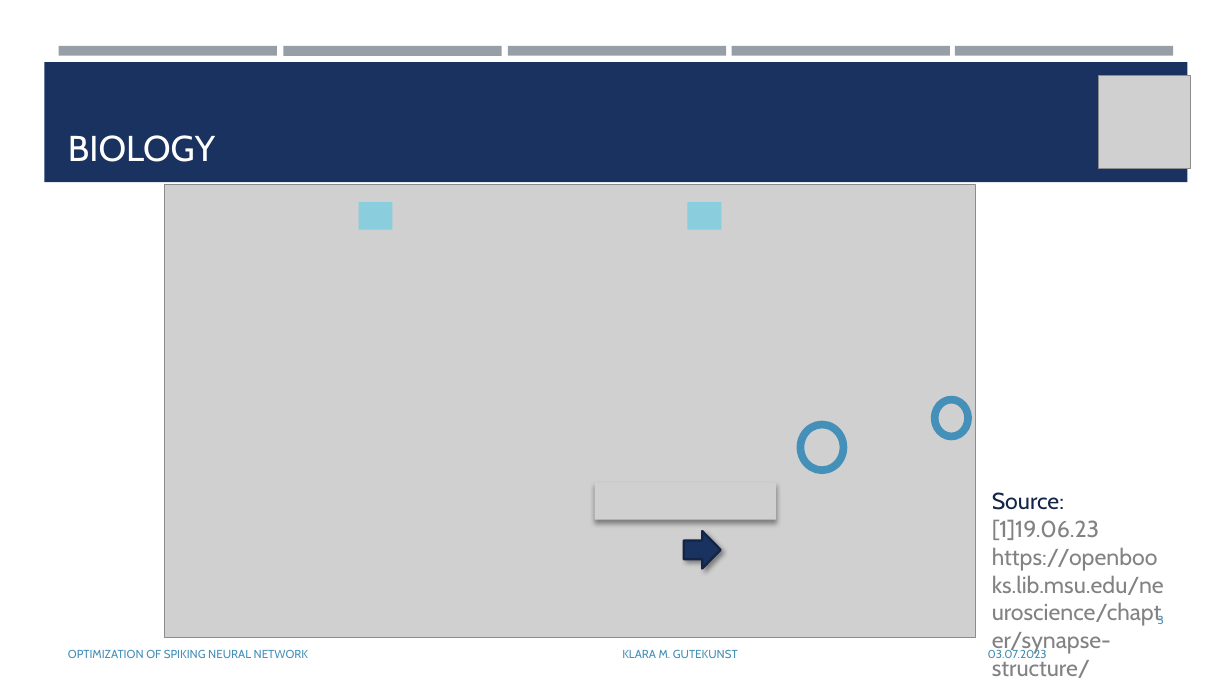
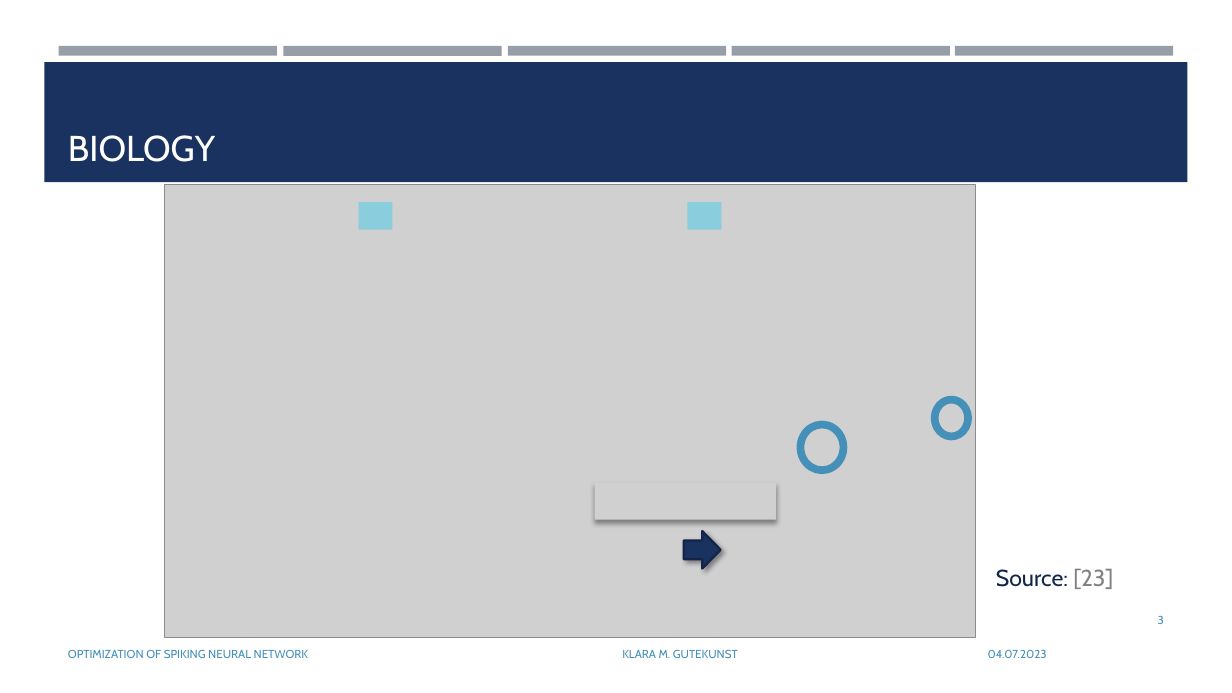
Before and after one commit to KlaraGtknst/bachelor-seminar-kde, a slide deck: slide 3 of Gutekunst_Seminar_KDE.pptx. Drawn at 1232x693 pixels with LibreOffice and Linux fonts; fonts in the diff are those of the drawing; grey boxes stand for pictures. Boxes give left, top, right and bottom in pixels: in the first picture for what was removed or moved away, otherwise in the second. Text is boxed around its words. In the diff, an @@ line names an element or a change of style, - is before the commit and + after.

```diff
--- a/Gutekunst_Seminar_KDE.pptx
+++ b/Gutekunst_Seminar_KDE.pptx
@@ picture removed at bbox=[1099, 76, 1191, 168] @@
@@ text at bbox=[996, 568, 1113, 589]: text changed; text colour #828282 to #142648 @@
-Source: [1]19.06.23 https://openbooks.lib.msu.edu/neuroscience/chapter/synapse-structure/
+Source: [23]
@@ text at bbox=[988, 650, 1047, 658]: text changed @@
-03.07.2023
+04.07.2023
```
Also in this commit, not shown: 17 other slides changed, 2 slides added, 1 slide removed, 1 other file.
